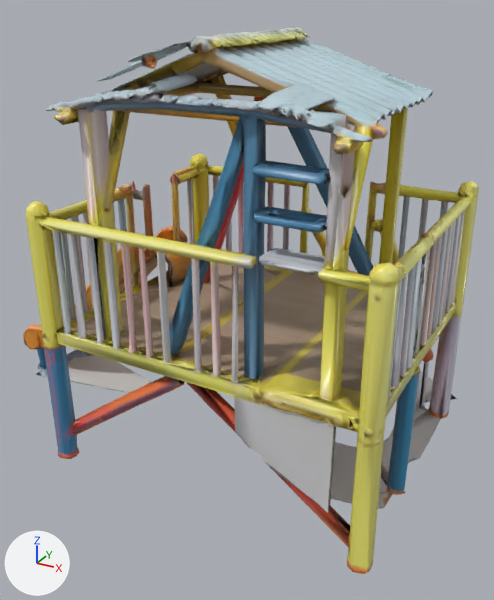
A saved change to the glTF model assets/exported/playground/playground.glb.
Before and after are seen from a 50 mm camera at (0.733, -1.207, 0.457) aimed at (0.079, -0.019, -0.138). Every picture has the same lights, and +X, +Y and +Z are marked at lower left. The first picture is the older version. Vertices at exactly the same position are counted once.

The first picture shows 'qtmesh_gen3d_1_1788646571496'.
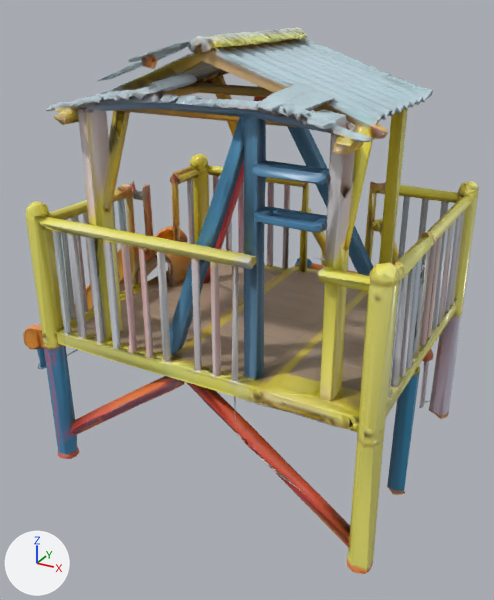
Changed parts and their boxes [x1, y1, x2, y2] in the pictures (494 x 600 px):
part 1 of me_mesh_0, cut back
    before: [234, 248, 457, 513]
part 2 of me_mesh_0, deleted
    before: [36, 349, 151, 393]

Patch to the scene script:
```diff
--- a/assets/exported/playground/playground.glb.py
+++ b/assets/exported/playground/playground.glb.py
@@ me_mesh_0 @@
 # used by ob_qtmesh_gen3d_1_1788646571496; location = (0.0, 0.0, 0.0)
-me_mesh_0.from_pydata(...)  # 4670 vertices, 9800 faces; spans x -0.501..0.501, y -0.393..0.409, z -0.401..0.407
+me_mesh_0.from_pydata(...)  # 4577 vertices, 9554 faces; spans x -0.501..0.501, y -0.393..0.409, z -0.401..0.407
+# me_mesh_0 part 1
+# 73 vertices are removed from x 0.143..0.501, y -0.377..0.391, z -0.399..0.108
+# 238 faces are deleted
+# 1 vertex is added at (0.388, -0.314, 0.102)
+# 40 new faces join them
+# me_mesh_0 part 2
+# 21 vertices are removed from x -0.446..-0.159, y -0.156..0.026, z -0.399..-0.396
+# 48 faces are deleted
+# other edits to the shape of me_mesh_0 do not show in these pictures
 me_mesh_0.materials.append(mat_qtmesh_gen3d_1_1788646571496_mesh_mat)
```
